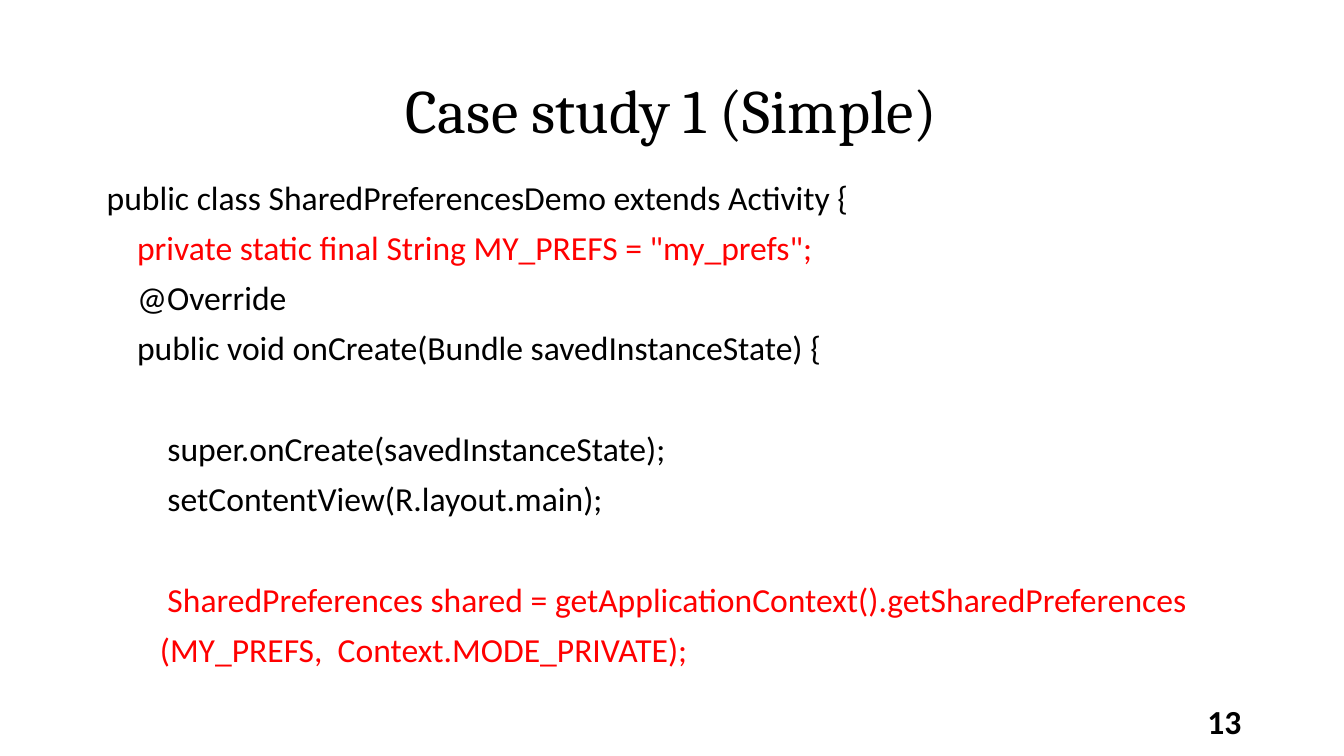
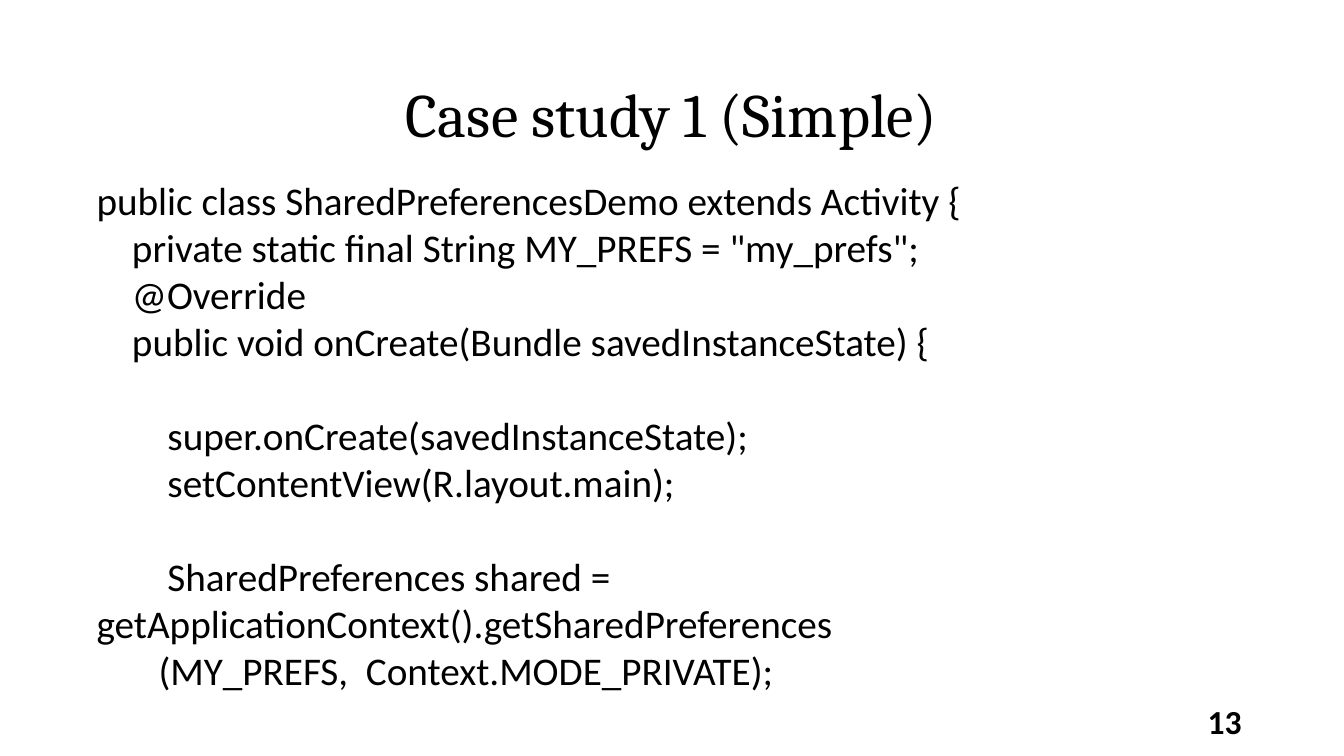
Before and after one commit to varanee/Course, a slide deck: slide 13 of Mobile_App_Dev/Week5/Lec5.pptx. Drawn at 1344x756 pixels with LibreOffice and Linux fonts; fonts in the diff are those of the drawing. Boxes give left, top, right and bottom in pixels: in the first picture for what was removed or moved away, otherwise in the second. Text is boxed around its words. In the diff, an @@ line names an element or a change of style, - is before the commit and + after.

```diff
--- a/Mobile_App_Dev/Week5/Lec5.pptx
+++ b/Mobile_App_Dev/Week5/Lec5.pptx
@@ text "Case study 1 (Simple)" at (x1=406, y1=93, x2=937, y2=151): line spacing 0.9 to 1 @@
@@ text "public class SharedPreferencesDemo extends Activity ..." at (x1=97, y1=187, x2=939, y2=691): size 24 to 28 pt; text colour #FF0000 to #000000 in "private static final String MY_PREFS = "my_prefs";", "SharedPreferences shared = getApplicationContext().getShared ...", "(MY_PREFS, Context.MODE_PRIVATE);"; line spacing 0.9 to 1; less space between paragraphs @@
```
Also in this commit, not shown: 18 other slides changed, 52 other files.
